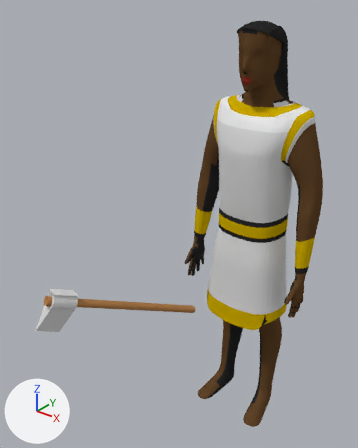
One commit to the Blender file RTS Dev Project/Assets/Models/Characters/egipcians/egyptians_carpinter.blend: the scene before it, then after it.
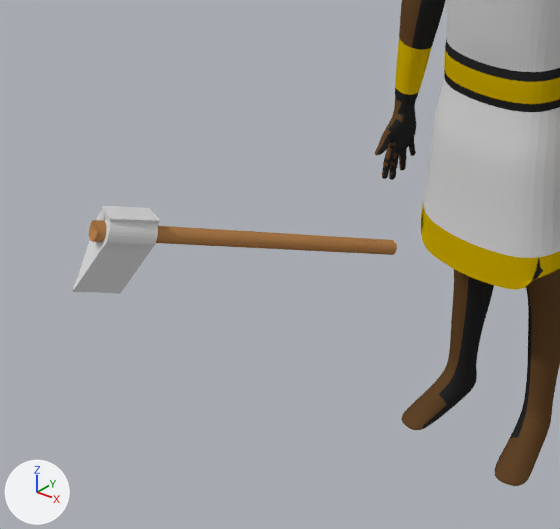
Old and new are each drawn whole from a 50 mm lens placed at (2.95, -5.17, 5.88), pointed at (-0.44, -0.93, 3.26) and again close up on the part from 0% to 77% of the width and 42% to 100% of the height. The axes (+X, +Y, +Z) are drawn at lower left. The lights are the same throughout.

In view in the first close-up: 'Circle', 'human'.
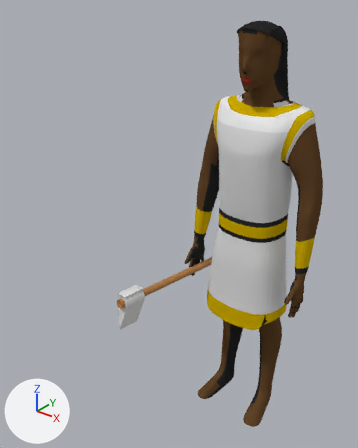
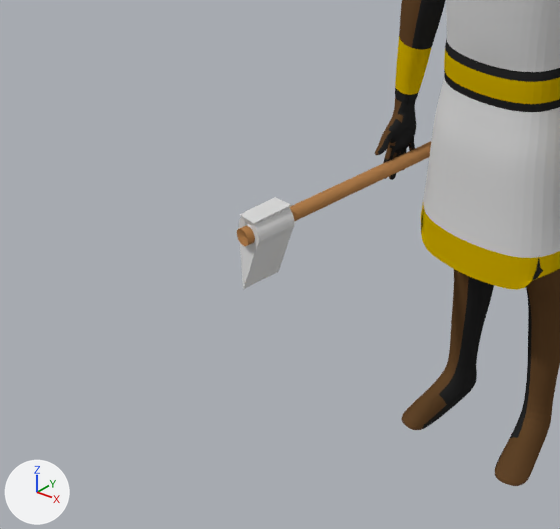
Commit message: FIXed egyptian farmer tool

Pixel boxes [x1, y1, x2, y2] of what changed, in the close-ups (560 x 529 px):
'Circle', moved, turned
    before: [72, 206, 397, 294]
    after: [237, 141, 431, 289]

What the commit changed:
Object 'Circle' (ob_circle) moves from (-1.124, -2.475, 2.672) to (-0.914, -1.558, 2.218).
Object 'Circle' (ob_circle) turns from (5.5, 113, 75) to (-104, 85, -22) degrees about x, y and z.
